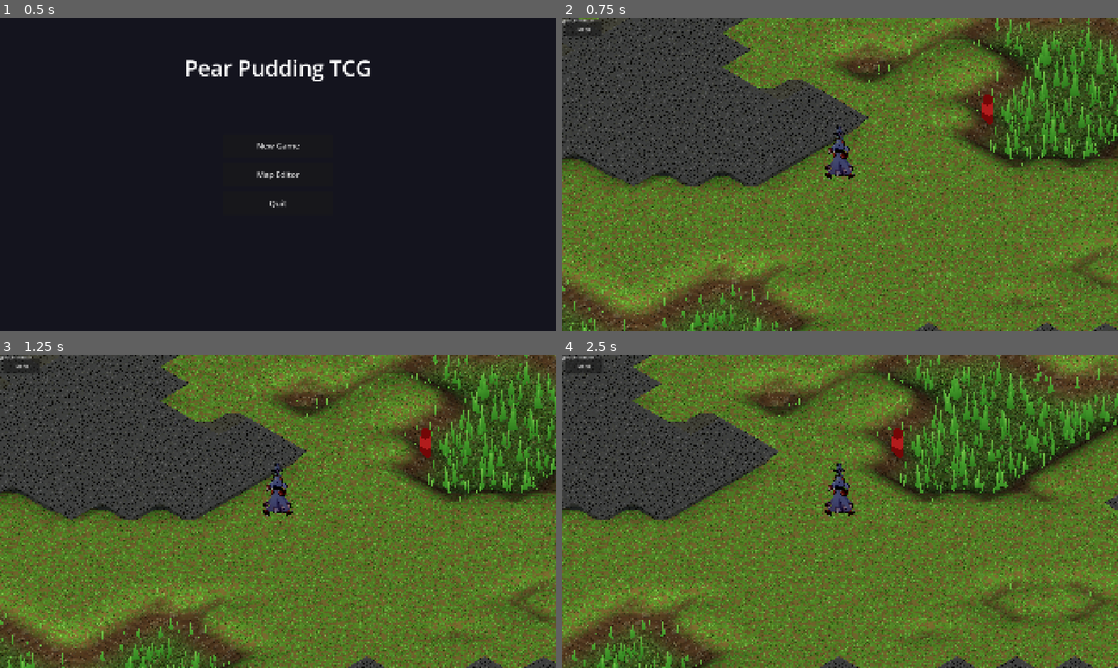
Above: before the commit, frames 1-4 (two rows, left to right).
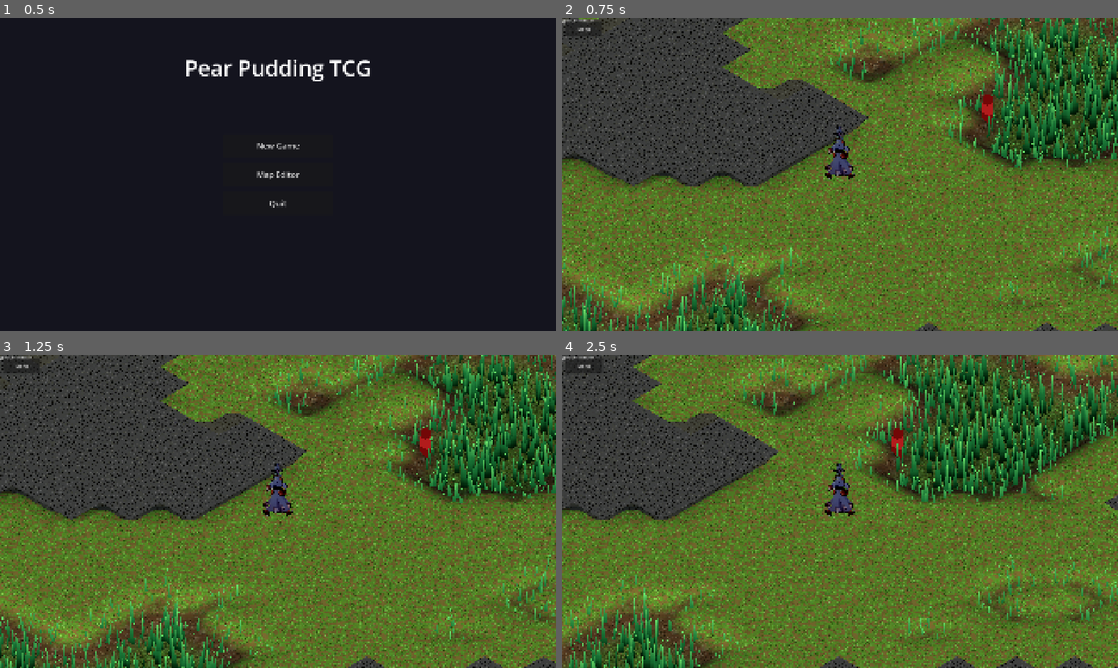
Above: after the commit, the same moments.

Repository: ChrisPauly97/pear-pudding-godot
Game: Godot game, scene res://scenes/ui/MenuScene.tscn
The game is run twice, just before and just after one commit, with the same random seed, the same clock (stepped at 60 frames per second) and the same inputs.
Inputs (mouse positions are in pixels of both pictures, inside the frame that each line leads up to):
- Up to frame 1 (0.5 s): no input
- Up to frame 2 (0.75 s): click "New Game" at 0.5 s
- Up to frame 3 (1.25 s): no input
- Up to frame 4 (2.5 s): tap Enter at 1.25 s; move the mouse to (962, 495) at 1.27 s; hold D (move_right) 1.28-2 s; hold E (interact) 1.28-2 s; click (962, 495) at 1.42 s; tap Space (jump) at 1.52 s; drag from (728, 527) to (812, 574) at 2.02 s

Frame 1 is identical in both runs. In frame 2, 9.8% of the frame differs, in the area x 0-100%, y 0-100%; in frame 3, 10%; in frame 4, 12%.

Commit message:
Improve grass visuals: wind animation, richer colors, taller denser blades
- Add wind sway to grass_blade.gdshader: per-blade phase offset via hash,
  primary sway + slow gust envelope + secondary ripple give organic movement
- Richer Genshin-inspired color palette: deep emerald base (0.04,0.22,0.08)
  -> teal-green mid -> bright yellow-green tip (0.40,0.78,0.38)
- Ambient occlusion gradient: blades darken near roots for grounding
- Subsurface/tip glow: tips appear slightly luminous (backlit sky effect)
- Center-edge brightening: subtle midrib shading adds 3D blade feel
- GrassBlades: BLADES_PER_TILE 14->20, BLADE_HEIGHT 1.1->1.6, SEGMENTS 3->4,
  BLADE_WIDTH 0.34->0.26 (slimmer), scale range 0.4-1.6->0.45-1.75 (more variety)
- Updated 4-segment width profile: [1.0, 0.72, 0.38, 0.10] for pointed tips

https://claude.ai/code/session_011HxXwrfYPyhJkoeBfCPbNL

Diff:
--- a/assets/shaders/grass_blade.gdshader
+++ b/assets/shaders/grass_blade.gdshader
@@ -1,23 +1,27 @@
 shader_type spatial;
 render_mode cull_disabled, unshaded;
 
-uniform vec4  color_base       : source_color      = vec4(0.18, 0.48, 0.12, 1.0);
-uniform vec4  color_mid        : source_color      = vec4(0.28, 0.62, 0.18, 1.0);
-uniform vec4  color_tip        : source_color      = vec4(0.52, 0.80, 0.32, 1.0);
+// --- Color palette (Genshin-inspired: deep emerald base → bright teal-green tip) ---
+uniform vec4  color_base       : source_color = vec4(0.04, 0.22, 0.08, 1.0);
+uniform vec4  color_mid        : source_color = vec4(0.10, 0.42, 0.20, 1.0);
+uniform vec4  color_tip        : source_color = vec4(0.40, 0.78, 0.38, 1.0);
 
+// --- Wind ---
+uniform float wind_strength    : hint_range(0.0, 1.0) = 0.28;
+uniform vec2  wind_direction                          = vec2(1.0, 0.35);
 
-// Player trample trail — 4 snapshots (reduced from 8; older entries have negligible weight)
+// Player trample trail — 4 snapshots
 uniform vec3  player_trail[4];
 uniform float trail_weights[4];
-uniform vec2  player_move_dir  = vec2(0.0);  // XZ velocity direction (normalised)
+uniform vec2  player_move_dir  = vec2(0.0);
 uniform float player_radius    : hint_range(0.0, 2.0)  = 0.3;
 uniform float player_push      : hint_range(0.0, 2.0)  = 0.5;
 
 // Persistent trample map (sliding window centred near the player)
 uniform sampler2D trample_map : filter_linear;
-uniform float     trample_map_size = 128.0;  // world units covered by the window
-uniform float     trample_origin_x = -64.0;  // world-space X of the window's left edge
-uniform float     trample_origin_z = -64.0;  // world-space Z of the window's top edge
+uniform float     trample_map_size = 128.0;
+uniform float     trample_origin_x = -64.0;
+uniform float     trample_origin_z = -64.0;
 uniform float     trample_push     : hint_range(0.0, 1.5) = 0.8;
 
 float hash(vec2 p) {
@@ -32,8 +36,22 @@
 	// ---- Tiny natural growth variation ----
 	float h1 = hash(root.xz);
 	float h2 = hash(root.xz * 2.73 + vec2(19.3, 47.1));
-	VERTEX.x += (h1 - 0.5) * 0.08 * bend;
-	VERTEX.z += (h2 - 0.5) * 0.08 * bend;
+	VERTEX.x += (h1 - 0.5) * 0.10 * bend;
+	VERTEX.z += (h2 - 0.5) * 0.10 * bend;
+
+	// ---- Wind animation ----
+	// Per-blade phase offset so blades don't all sway in sync
+	float phase = hash(root.xz * 1.37) * 6.2832;
+	// Primary sway — medium frequency
+	float sway  = sin(TIME * 2.0 + phase + root.x * 0.4 + root.z * 0.25);
+	// Slow gust envelope
+	float gust  = sin(TIME * 0.65 + phase * 0.4) * 0.35 + 0.65;
+	// Secondary ripple — slightly faster, perpendicular offset
+	float ripple = sin(TIME * 3.1 + phase * 0.7 + root.z * 0.6) * 0.15;
+	float wind_amt = wind_strength * (sway * gust + ripple) * bend;
+	vec2  wdir = normalize(wind_direction);
+	VERTEX.x += wdir.x * wind_amt;
+	VERTEX.z += wdir.y * wind_amt;
 
 	// ---- Player trample with springback and direction-aware push ----
 	vec2 total_push = vec2(0.0);
@@ -50,7 +68,6 @@
 		float push_t  = 1.0 - dist / player_radius;
 		push_t        = push_t * push_t;
 
-		// Direction-aware on current position only: don't push grass behind player
 		float dir_factor = 1.0;
 		if (i == 0 && has_move_dir) {
 			dir_factor = step(0.0, dot(to_blade, player_move_dir));
@@ -66,27 +83,37 @@
 	vec2 trample_uv = (root.xz - vec2(trample_origin_x, trample_origin_z)) / trample_map_size;
 	float trample = texture(trample_map, trample_uv).r;
 	if (trample > 0.01) {
-		// Push blade outward from its root using a hash-based random direction
-		// (each blade gets a consistent lean direction)
 		float angle = hash(root.xz * 3.17) * 6.2832;
 		vec2  lean_dir = vec2(cos(angle), sin(angle));
 		VERTEX.x += lean_dir.x * trample * trample_push * t;
 		VERTEX.z += lean_dir.y * trample * trample_push * t;
-		// Also flatten — reduce height
 		VERTEX.y *= 1.0 - trample * 0.4 * t;
 	}
 }
 
 void fragment() {
+	// Three-zone gradient — base zone is larger (0→0.45) so deep color shows more
 	vec3 col;
-	if (UV.y < 0.5) {
-		col = mix(color_base.rgb, color_mid.rgb, UV.y * 2.0);
+	if (UV.y < 0.45) {
+		col = mix(color_base.rgb, color_mid.rgb, UV.y / 0.45);
 	} else {
-		col = mix(color_mid.rgb, color_tip.rgb, (UV.y - 0.5) * 2.0);
+		col = mix(color_mid.rgb, color_tip.rgb, (UV.y - 0.45) / 0.55);
 	}
+
+	// Ambient occlusion — darken blades near the ground
+	float ao = smoothstep(0.0, 0.35, UV.y);
+	col *= mix(0.35, 1.0, ao);
+
+	// Subsurface / tip glow — tips appear slightly luminous (backlit by sky)
+	float sss = pow(UV.y, 2.5) * 0.32;
+	col += vec3(sss * 0.05, sss * 0.22, sss * 0.04);
+
+	// Center-edge brightening — gives each blade a subtle midrib / 3D feel
+	float edge_mask = 1.0 - abs(UV.x - 0.5) * 2.0;
+	col += col * edge_mask * UV.y * 0.18;
+
 	ALBEDO = col;
-	// Hard alpha cutoff keeps blades in the opaque render pass — no
-	// transparency sorting needed across tens of thousands of instances.
+	// Hard alpha cutoff — opaque render pass, no sorting needed
 	ALPHA = step(UV.y, 0.92);
 	ALPHA_SCISSOR_THRESHOLD = 0.5;
 }
--- a/scenes/world/GrassBlades.gd
+++ b/scenes/world/GrassBlades.gd
@@ -39,10 +39,10 @@
 var _trample_dirty_z1: int = 0
 const TRAMPLE_UPDATE_INTERVAL: float = 0.2  # ~5 Hz — was 15 Hz, barely visible difference
 
-const BLADES_PER_TILE := 14
-const BLADE_WIDTH      := 0.34
-const BLADE_HEIGHT     := 1.1
-const SEGMENTS         := 3  # quads along the blade height
+const BLADES_PER_TILE := 20
+const BLADE_WIDTH      := 0.26
+const BLADE_HEIGHT     := 1.6
+const SEGMENTS         := 4  # quads along the blade height
 
 const CHUNK_SIZE := 16  # tiles per chunk side — one MultiMesh per chunk
 
@@ -154,7 +154,7 @@
 			var px: float = centre.x + rng.randf_range(-half, half)
 			var pz: float = centre.y + rng.randf_range(-half, half)
 			var rot: float = rng.randf_range(0.0, PI)
-			var sc: float  = rng.randf_range(0.4, 1.6)
+			var sc: float  = rng.randf_range(0.45, 1.75)
 			var cr: float  = cos(rot) * sc
 			var sr: float  = sin(rot) * sc
 			var off: int   = i * 12
@@ -168,7 +168,7 @@
 	var cz: int = chunk_key.y
 	mm.custom_aabb = AABB(
 		Vector3(cx * chunk_world, -0.5, cz * chunk_world),
-		Vector3(chunk_world, BLADE_HEIGHT + 1.5, chunk_world)
+		Vector3(chunk_world, BLADE_HEIGHT + 2.0, chunk_world)
 	)
 	mm.buffer = buf
 
@@ -343,7 +343,7 @@
 	var normals := PackedVector3Array()
 	var indices := PackedInt32Array()
 
-	var width_profile: Array[float] = [1.0, 0.55, 0.12]
+	var width_profile: Array[float] = [1.0, 0.72, 0.38, 0.10]
 
 	for row in range(SEGMENTS):
 		var t := float(row) / float(SEGMENTS)
